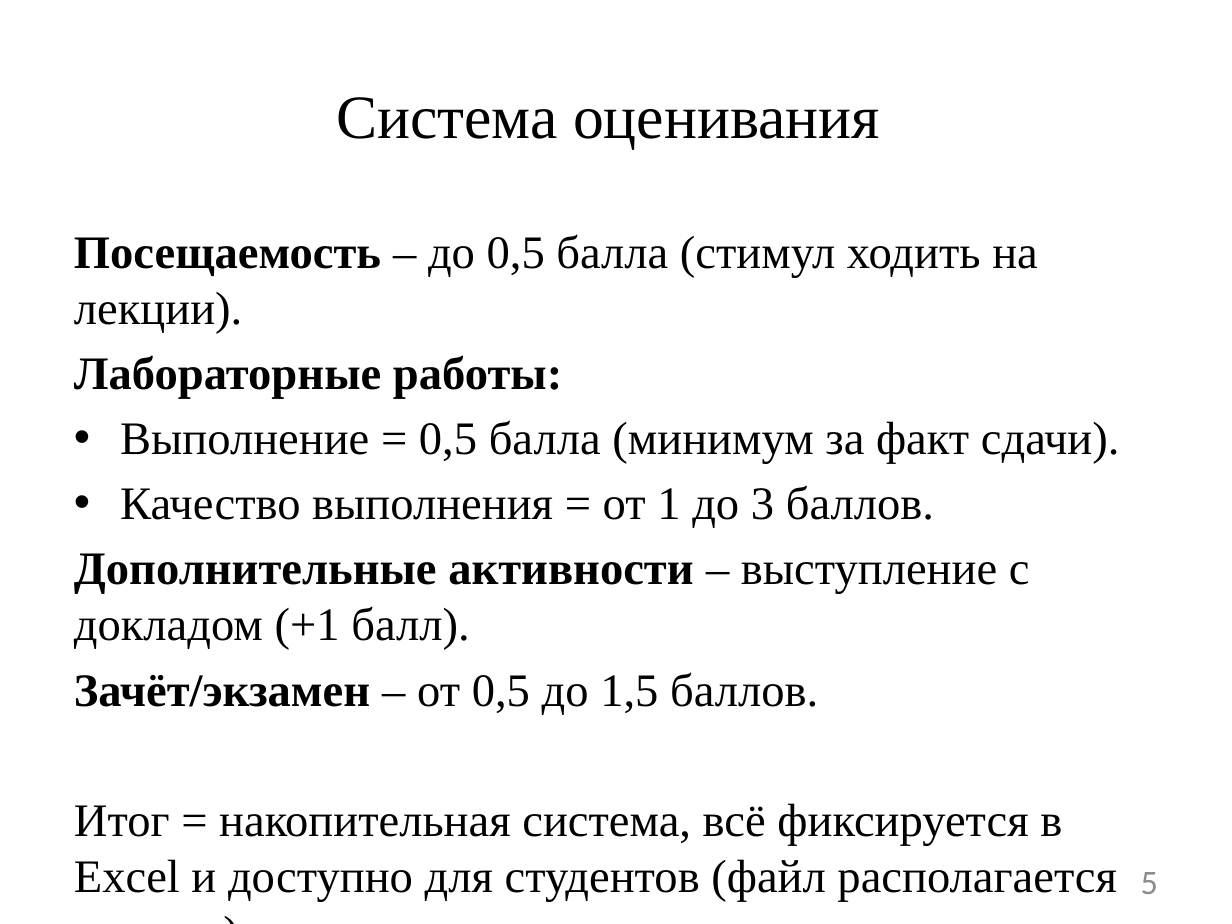
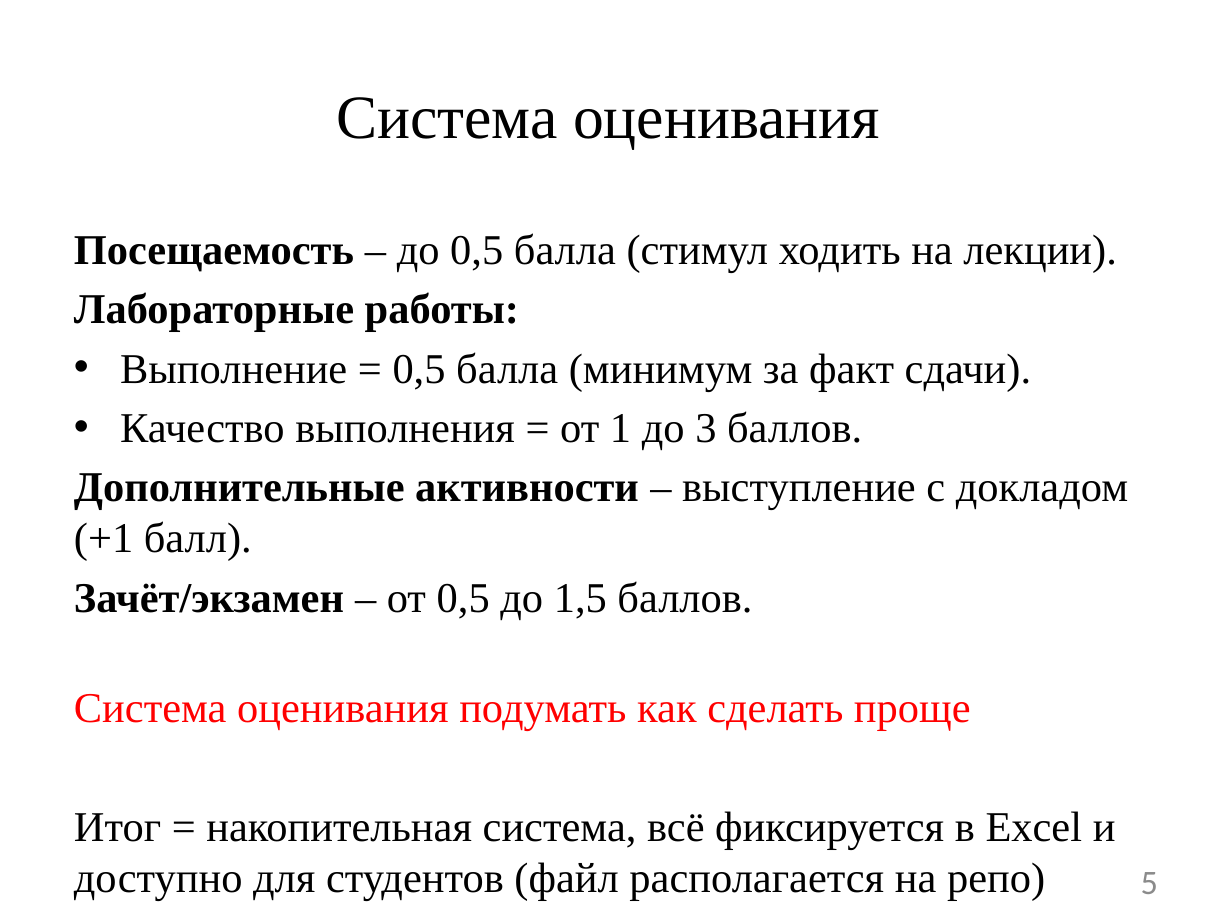
Before and after one commit to DaniilTropin11/IT-Support-Labs, a slide deck: slide 5 of lectures/Лекция №0_ОсновыGit.pptx. Drawn at 1232x924 pixels with LibreOffice and Linux fonts; fonts in the diff are those of the drawing. Boxes give left, top, right and bottom in pixels: in the first picture for what was removed or moved away, otherwise in the second. Text is boxed around its words. In the diff, an @@ line names an element or a change of style, - is before the commit and + after.

Commit message:
Подумать над системой оценивания (упростить)

```diff
--- a/lectures/Лекция №0_ОсновыGit.pptx
+++ b/lectures/Лекция №0_ОсновыGit.pptx
@@ text at [74,233,1128,901]: size 27.2 to 24.8 pt in "Посещаемость – до 0,5 балла (стимул ходить ...", "Лабораторные работы:", "Выполнение = 0,5 балла (минимум за факт ...", "Качество выполнения = от 1 до 3 ..." and 3 more places @@
@@ text at [74,694,971,731]: paragraph added @@
+Система оценивания подумать как сделать проще
```
